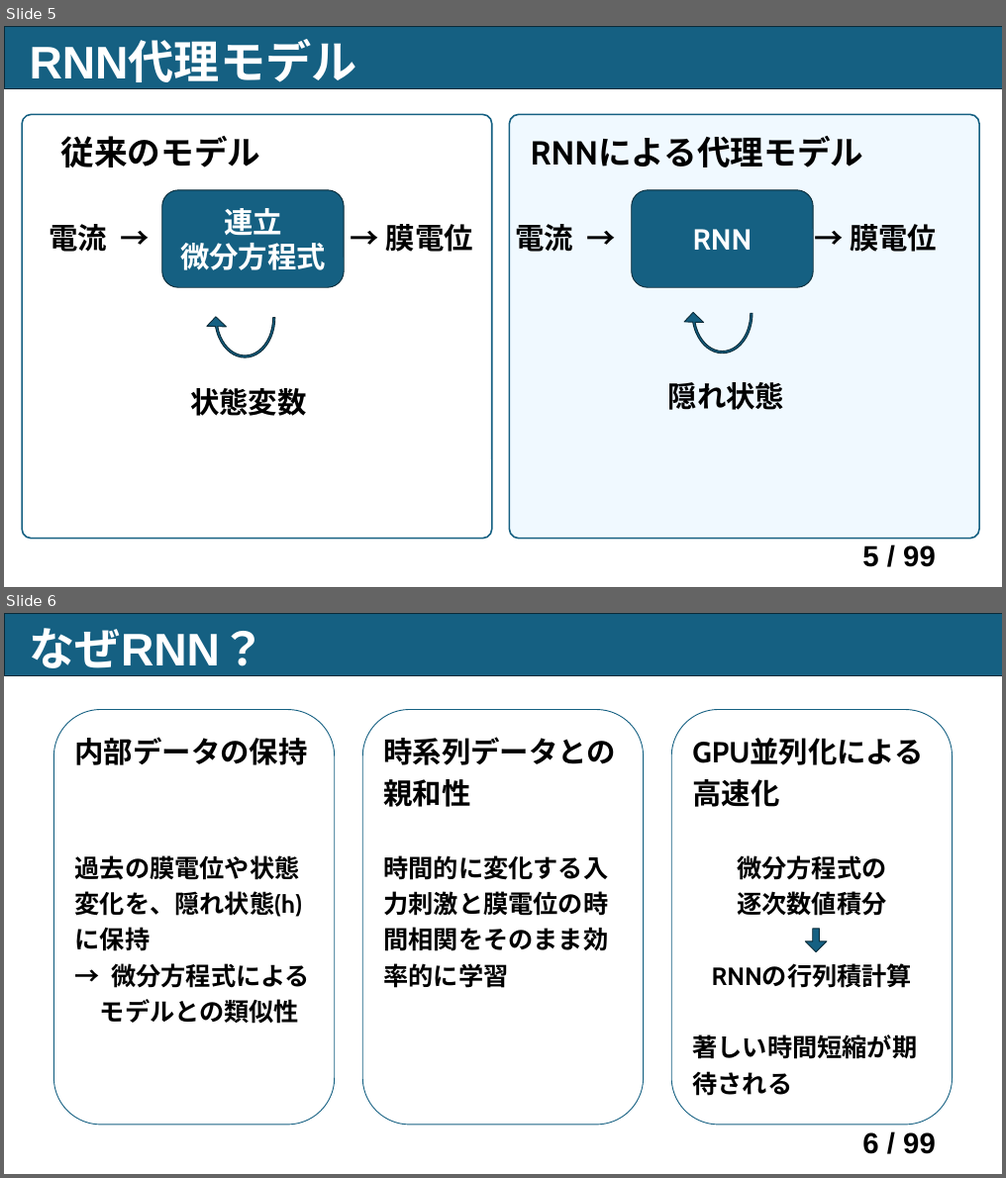
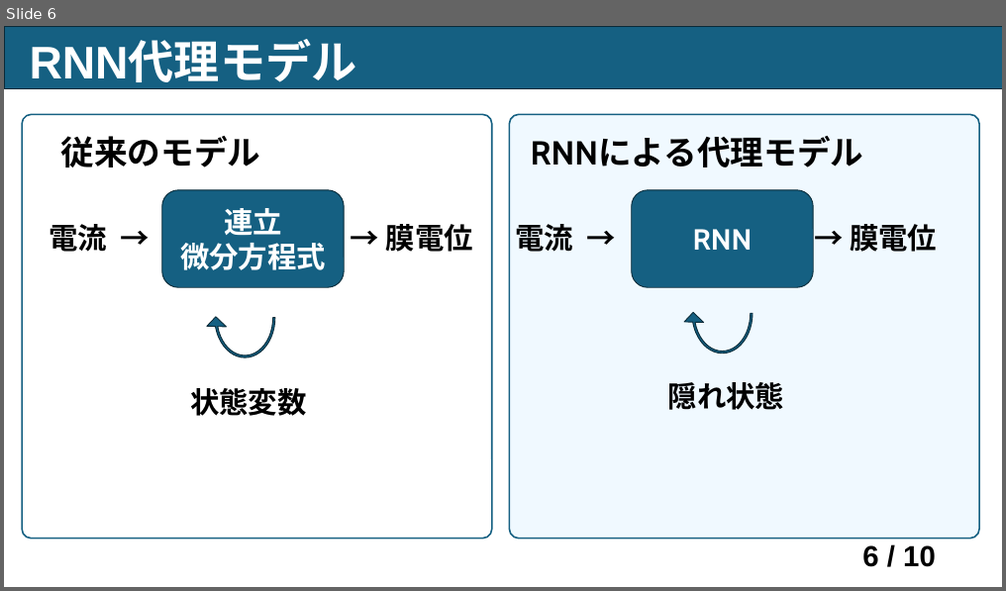
Before and after one commit to bcl-group/2703-yamashita-bashelor-thesis, a slide deck: 卒論/卒論スライド.pptx. Shown one above the other, each under a label of ours: slides 5 and 6 before the commit, slide 6 after it. The pictures are 1006x1178 and 1006x591 pixels, drawn with LibreOffice and Linux fonts; fonts in the diff are those of the drawing. Boxes give left, top, right and bottom in pixels: in the first picture for what was removed or moved away, otherwise in the second. Text is boxed around its words. In the diff, an @@ line names an element or a change of style, - is before the commit and + after.

```diff
--- a/卒論/卒論スライド.pptx
+++ b/卒論/卒論スライド.pptx
@@ slide 6 removed at (x1=4, y1=613, x2=1002, y2=1174), background #FFFFFF; not listed: 2 template elements that a slide beside it also shows @@
@@ title removed at (x1=30, y1=628, x2=266, y2=677) @@
-なぜRNN？
@@ rounded rectangle removed at (x1=54, y1=710, x2=335, y2=1125) @@
-内部データの保持
-過去の膜電位や状態変化を、隠れ状態(h)に保持
-→ 微分方程式による
-モデルとの類似性
@@ rounded rectangle removed at (x1=362, y1=710, x2=644, y2=1125) @@
-時系列データとの
-親和性
-時間的に変化する入力刺激と膜電位の時間相関をそのまま効率的に学習
@@ rounded rectangle removed at (x1=672, y1=710, x2=952, y2=1125) @@
-GPU並列化による
-高速化
-微分方程式の
-逐次数値積分
-RNNの行列積計算
-著しい時間短縮が期待される
@@ down arrow removed at (x1=806, y1=929, x2=828, y2=953) @@
@@ what was slide 5 is now slide 6 @@
@@ page number at (x1=862, y1=546, x2=936, y2=568): text changed @@
-5 / 99
+6 / 10
```
Also in this commit, not shown: 5 slides changed, 3 slides added, 1 other slide removed, 17 other files.
